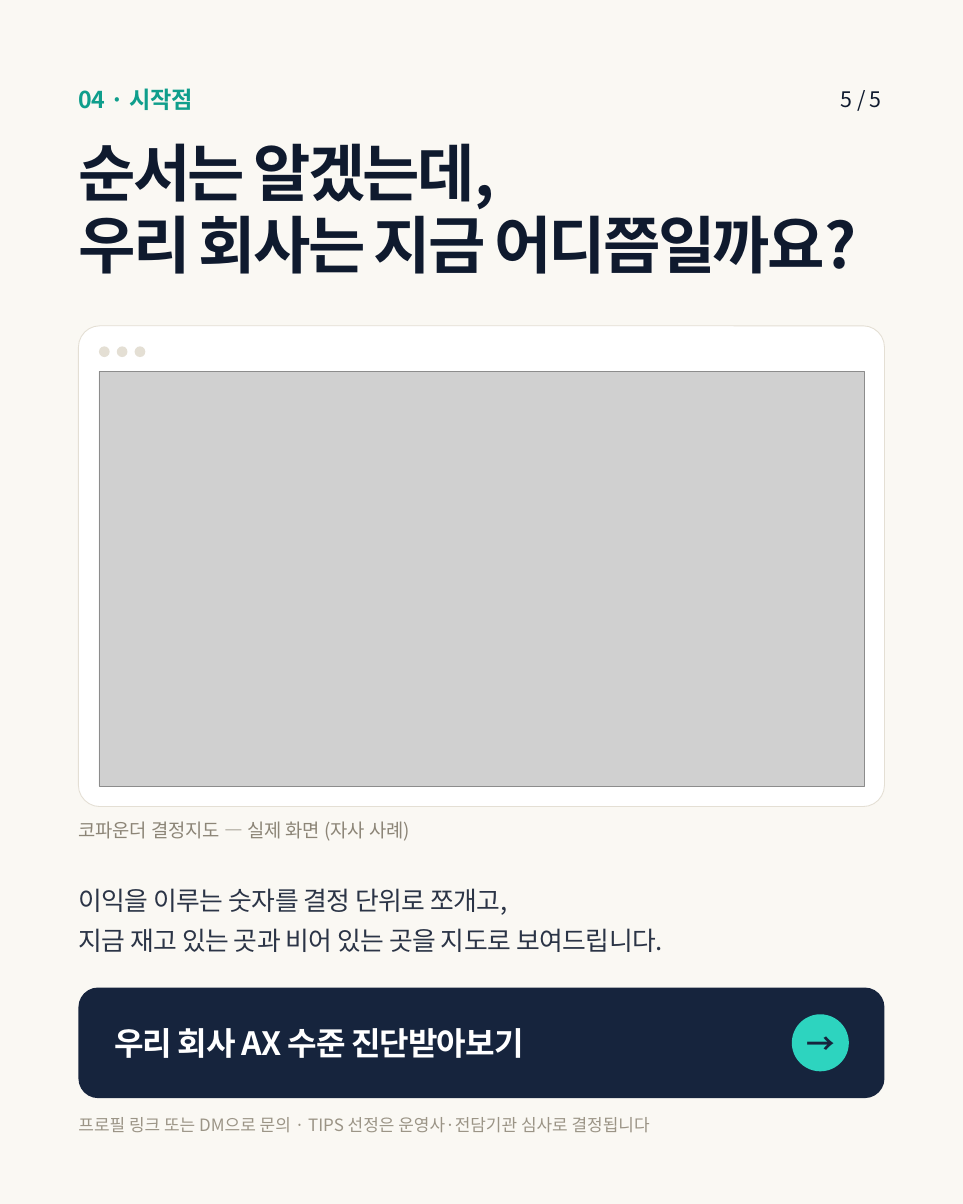
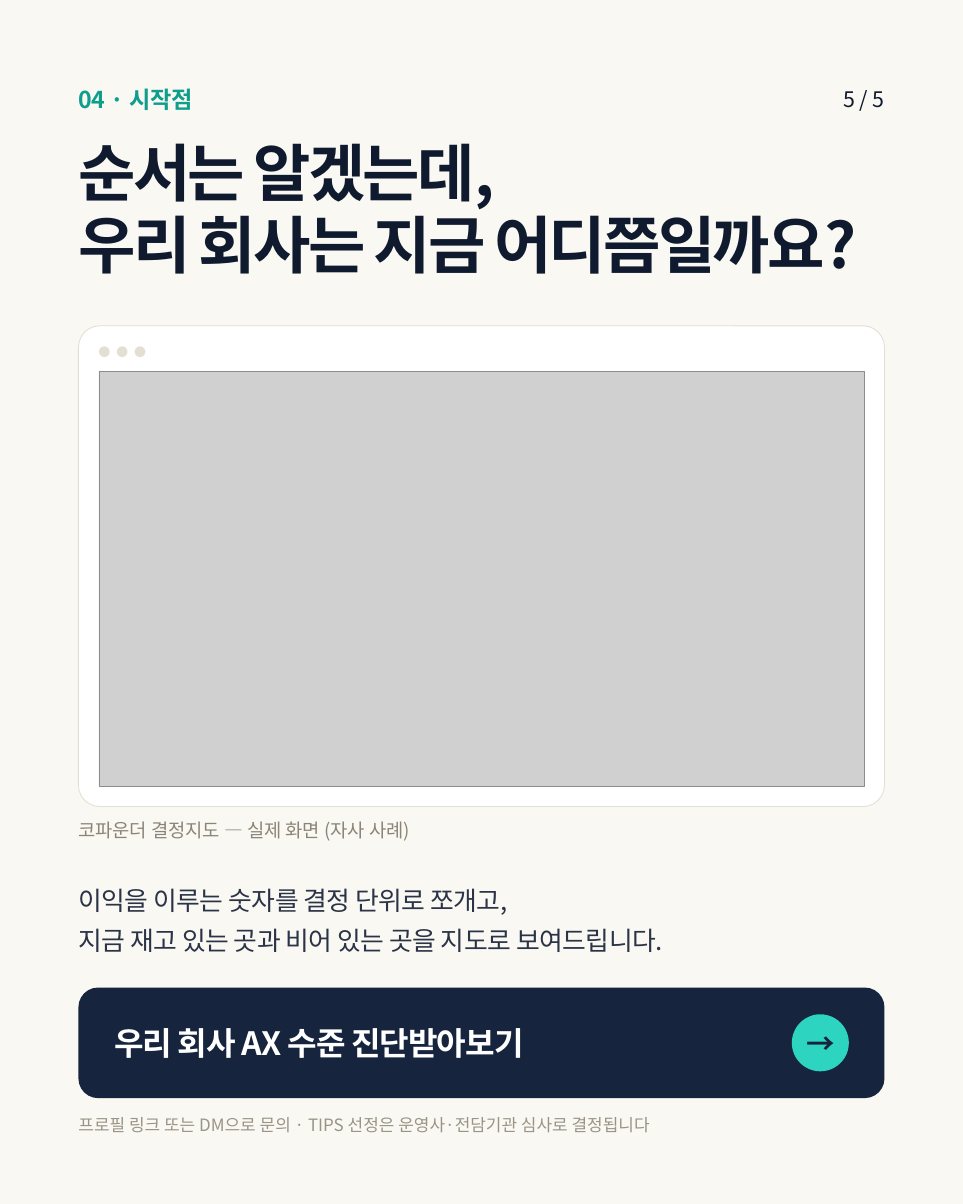
Before and after one commit to standardcho-debug/supernova, a slide deck: slide 5 of service/marketing-studio/samples/tips-v1/canva/TIPS_캐러셀_5p.pptx. Drawn at 963x1204 pixels with LibreOffice and Linux fonts; fonts in the diff are those of the drawing; grey boxes stand for pictures. Boxes give left, top, right and bottom in pixels: in the first picture for what was removed or moved away, otherwise in the second. Text is boxed around its words. In the diff, an @@ line names an element or a change of style, - is before the commit and + after.

```diff
--- a/service/marketing-studio/samples/tips-v1/canva/TIPS_캐러셀_5p.pptx
+++ b/service/marketing-studio/samples/tips-v1/canva/TIPS_캐러셀_5p.pptx
@@ text "5 / 5" at [844, 91, 885, 108]: alignment left to right @@
```
Also in this commit, not shown: 4 other slides changed, 3 other files.
